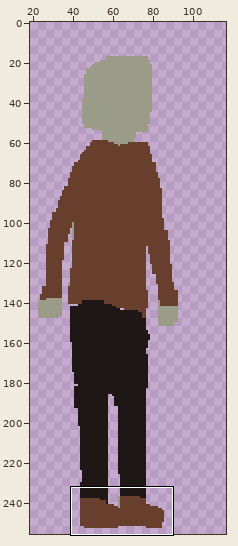
Sprite sheet -- GrotteDeLaContradiction/Assets/Sprites/PlayerJump.png. The first picture is a wide view before the edit; the outline marks the close-up.
Close-up. Before the edit:
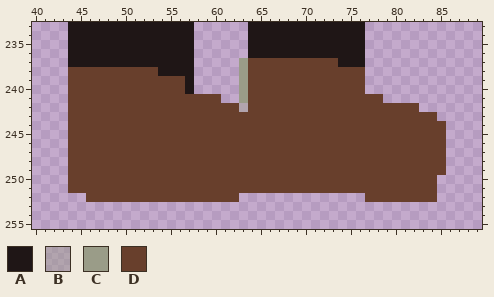
The file is 128x256 pixels. Pixels under 10% opacity are left out. Colours within 5 levels of each other are drawn and written as one. Shown: x 40..89, y 233..255. The wide view leaves out empty margins. The commit also changed other parts of the picture, which this record leaves out.
Palette (. is transparent): A #1f1616  B #9a9c886f  C #9a9c88  D #683f2c
New version:
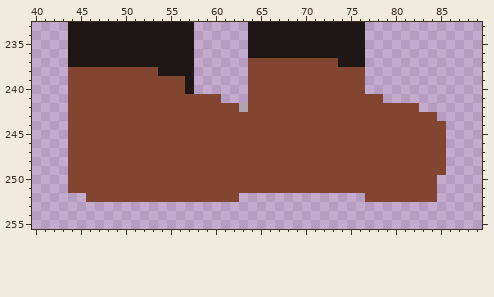
Difference:
@@ palette @@
-D #683f2c
+D #824530
@@ x 61..65 @@
 236 ...AA
-237 ..CDD
-238 ..CDD
-239 ..CDD
-240 ..CDD
-241 ..CDD
+237 ...DD
+238 ...DD
+239 ...DD
+240 ...DD
+241 ...DD
 242 DDBDD
